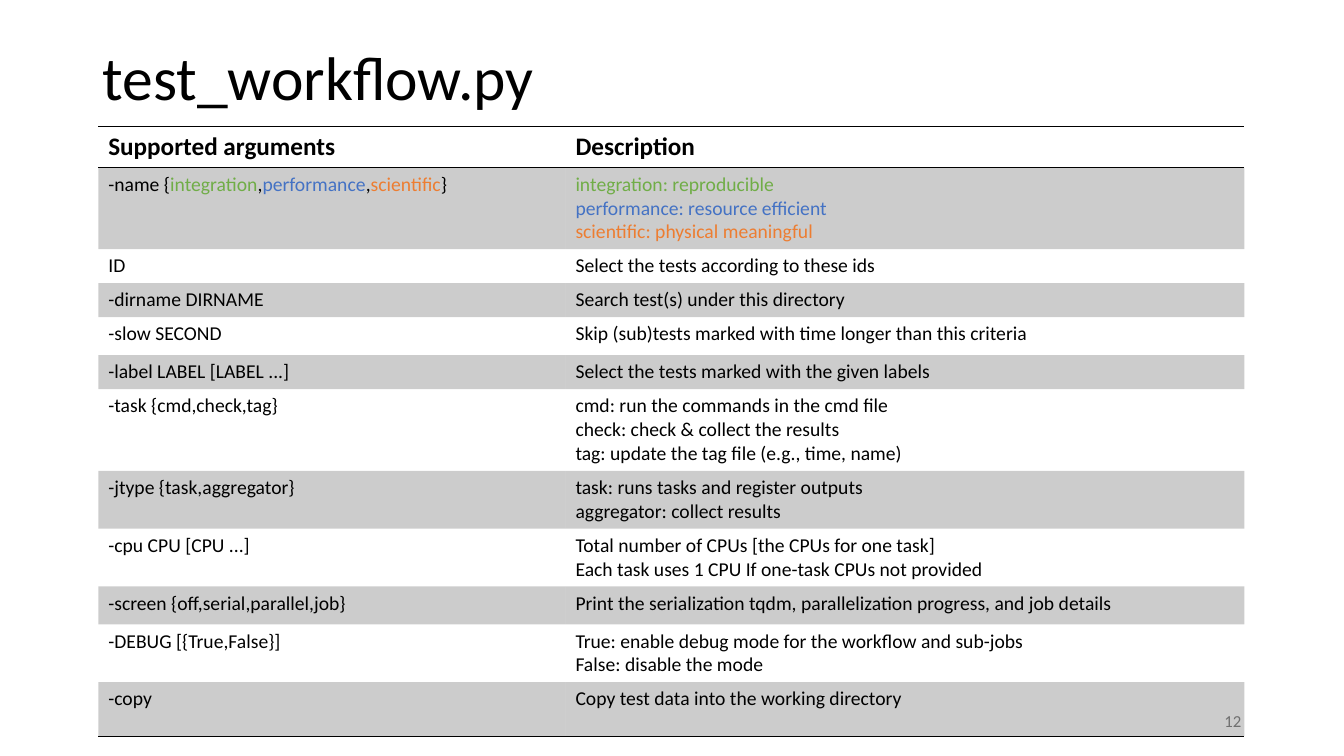
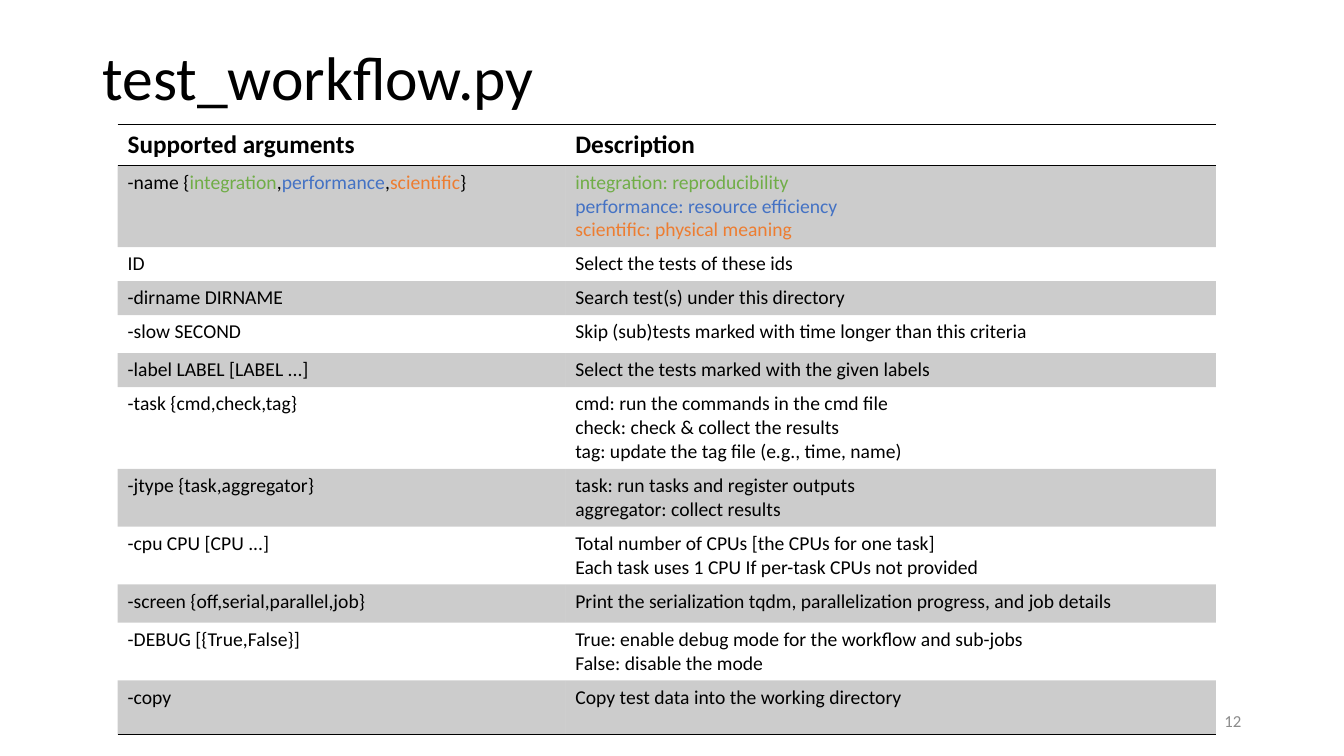
Before and after one commit to zhteg4pvt/nemd, a slide deck: slide 12 of docs/power_point/nemd.pptx. Drawn at 1344x756 pixels with LibreOffice and Linux fonts; fonts in the diff are those of the drawing. Boxes give left, top, right and bottom in pixels: in the first picture for what was removed or moved away, otherwise in the second. Text is boxed around its words. In the diff, an @@ line names an element or a change of style, - is before the commit and + after.

```diff
--- a/docs/power_point/nemd.pptx
+++ b/docs/power_point/nemd.pptx
@@ table at (118, 125, 1216, 731) @@
-row 2, column 2: integration: reproducible / performance: resource efficient / scientific: physical meaningful
+row 2, column 2: integration: reproducibility / performance: resource efficiency / scientific: physical meaning
-row 3, column 2: Select the tests according to these ids
+row 3, column 2: Select the tests of these ids
-row 8, column 2: task: runs tasks and register outputs / aggregator: collect results
+row 8, column 2: task: run tasks and register outputs / aggregator: collect results
-row 9, column 2: Total number of CPUs [the CPUs for one task] / Each task uses 1 CPU If one-task CPUs not provided
+row 9, column 2: Total number of CPUs [the CPUs for one task] / Each task uses 1 CPU If per-task CPUs not provided
@@ table: place and size @@
-table at (98, 127, 1244, 731)
+table at (118, 125, 1216, 731)
```
Also in this commit, not shown: 3 other slides changed.
